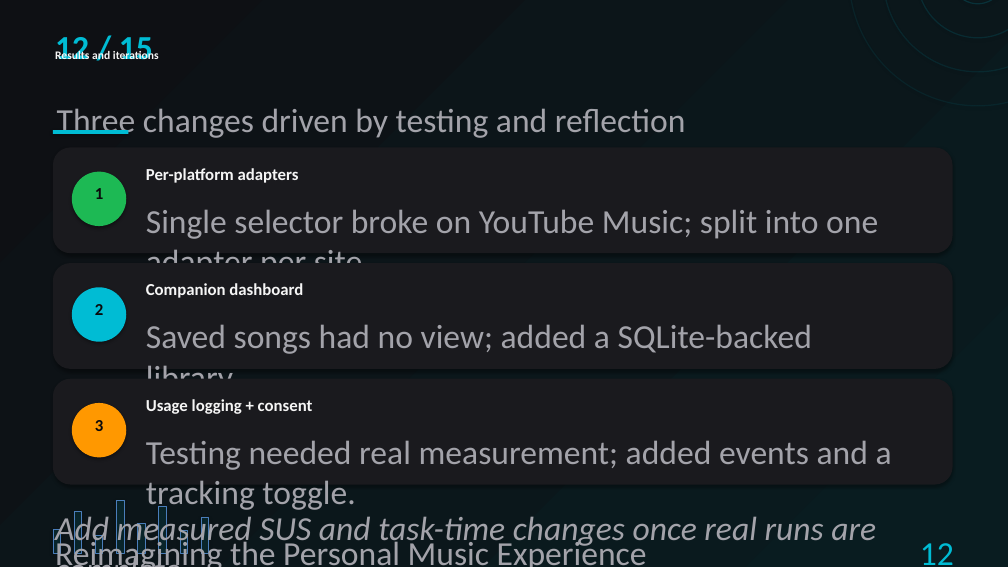
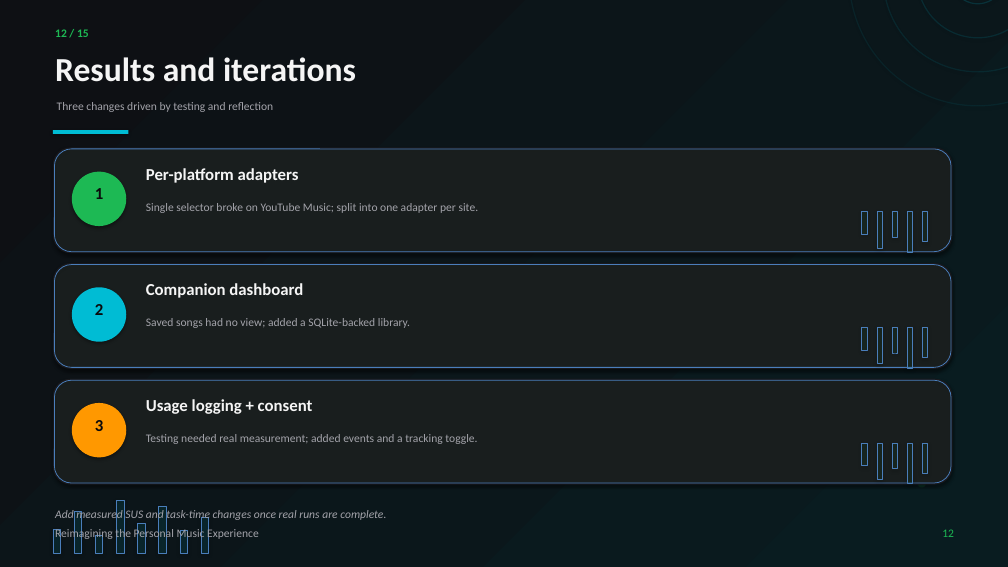
Before and after one commit to preet-kamdar/design-thinking-sem3, a slide deck: slide 12 of docs/Presentation.pptx. Drawn at 1008x567 pixels with LibreOffice and Linux fonts; fonts in the diff are those of the drawing. Boxes give left, top, right and bottom in pixels: in the first picture for what was removed or moved away, otherwise in the second. Text is boxed around its words. In the diff, an @@ line names an element or a change of style, - is before the commit and + after.

```diff
--- a/docs/Presentation.pptx
+++ b/docs/Presentation.pptx
@@ text "12 / 15" at <box>55,29,89,37</box>: size 32 to 11 pt, text colour #00BCD4 to #1DB954 @@
@@ text "Results and iterations" at <box>55,57,356,82</box>: size 11 to 32 pt @@
@@ rounded rectangle added at <box>54,149,951,252</box>, fill #1DB954 at 3% opacity @@
@@ rectangle added at <box>862,212,867,234</box>, fill #1DB954 at 6% opacity @@
@@ rectangle added at <box>877,212,882,248</box>, fill #1DB954 at 6% opacity @@
@@ rectangle added at <box>892,212,898,237</box>, fill #1DB954 at 6% opacity @@
@@ rectangle added at <box>907,212,913,253</box>, fill #1DB954 at 6% opacity @@
@@ rectangle added at <box>923,212,928,242</box>, fill #1DB954 at 6% opacity @@
@@ rounded rectangle added at <box>54,265,951,368</box>, fill #1DB954 at 3% opacity @@
@@ rectangle added at <box>862,327,867,350</box>, fill #1DB954 at 6% opacity @@
@@ rectangle added at <box>877,327,882,364</box>, fill #1DB954 at 6% opacity @@
@@ rectangle added at <box>892,327,898,353</box>, fill #1DB954 at 6% opacity @@
@@ rectangle added at <box>907,327,913,368</box>, fill #1DB954 at 6% opacity @@
@@ rectangle added at <box>923,327,928,358</box>, fill #1DB954 at 6% opacity @@
@@ rounded rectangle added at <box>54,380,951,483</box>, fill #1DB954 at 3% opacity @@
@@ rectangle added at <box>862,443,867,466</box>, fill #1DB954 at 6% opacity @@
@@ rectangle added at <box>877,443,882,479</box>, fill #1DB954 at 6% opacity @@
@@ rectangle added at <box>892,443,898,469</box>, fill #1DB954 at 6% opacity @@
@@ rectangle added at <box>907,443,913,484</box>, fill #1DB954 at 6% opacity @@
@@ rectangle added at <box>923,443,928,473</box>, fill #1DB954 at 6% opacity @@
@@ text "♫" at <box>900,450,953,495</box>: size 11 to 32 pt, text colour #00BCD4 at 14% opacity to #1DB954 at 14% opacity @@
@@ size 32 to 11 pt in 6 elements at <box>57,102,273,112</box>, <box>146,203,479,213</box>, <box>146,318,410,328</box>, <box>146,434,477,444</box>, <box>55,509,386,522</box>, <box>55,528,259,541</box> @@
@@ text "12" at <box>942,529,954,537</box>: size 32 to 11 pt, text colour #00BCD4 to #1DB954 @@
```
Also in this commit, not shown: 14 other slides changed, 3 other files.
